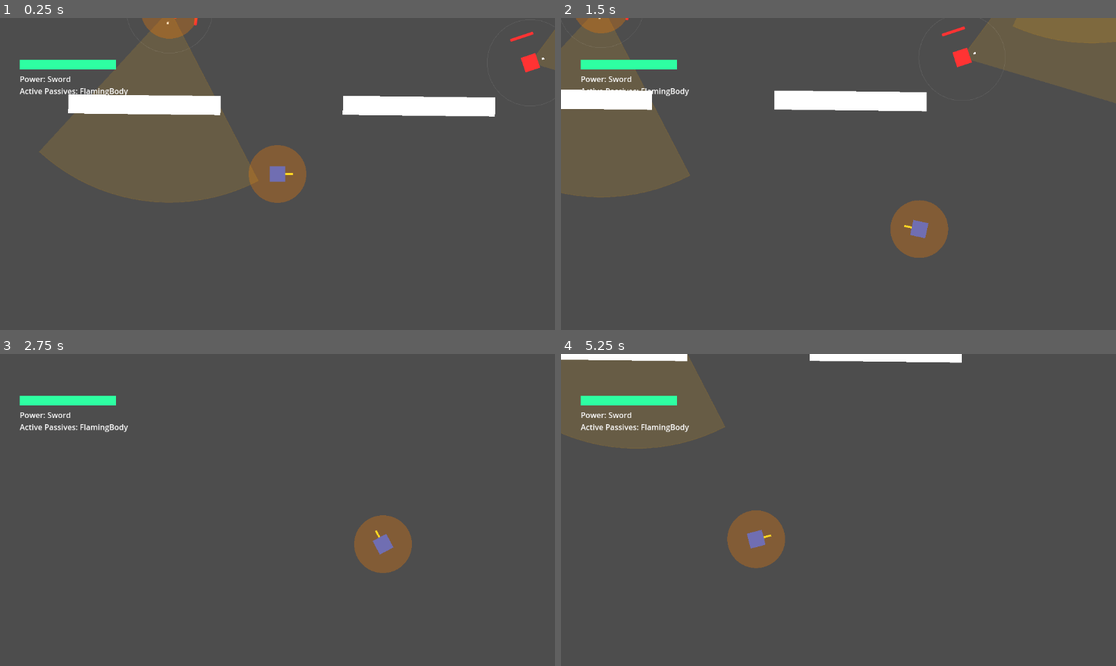
Above: before the commit, frames 1-4 (two rows, left to right).
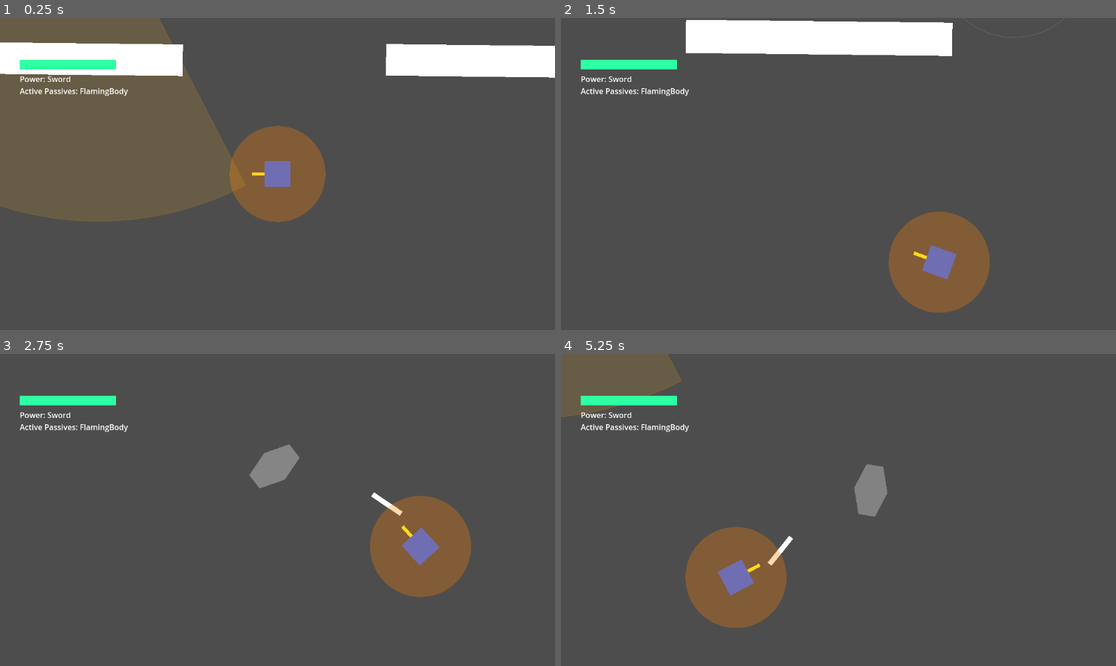
Above: after the commit, the same moments.

Repository: chimoochi/flash-fire
Game: Godot game, scene res://workspace.tscn
The game is run twice, just before and just after one commit, with the same random seed, the same clock (stepped at 60 frames per second) and the same inputs.
Inputs (mouse positions are in pixels of both pictures, inside the frame that each line leads up to):
- Up to frame 1 (0.25 s): no input
- Up to frame 2 (1.5 s): tap Enter at 0.5 s; move the mouse to (960, 158) at 0.52 s; hold D (MoveRight) 0.53-1.28 s; hold Space (shoot) 0.53-1.28 s; move the mouse to (727, 189) at 1.27 s; hold S (MoveDown) from 1.28 s (still down); tap Shift (Dash) at 1.35 s
- Up to frame 3 (2.75 s): tap Space (shoot) at 1.55 s; move the mouse to (333, 441) at 2.02 s; release S (MoveDown) at 2.03 s; hold D (MoveRight) from 2.03 s (still down); hold Space (shoot) from 2.03 s (still down)
- Up to frame 4 (5.25 s): move the mouse to (810, 572) at 2.77 s; release D (MoveRight) at 2.78 s; release Space (shoot) at 2.78 s; hold W (MoveUp) 2.78-3.53 s; tap M at 2.85 s; tap Space (shoot) at 3.05, 4.35 s; move the mouse to (1005, 556) at 3.52 s; hold Space (shoot) 3.53-4.28 s; hold A (MoveLeft) 3.53-5.03 s; tap E at 3.6 s; move the mouse to (672, 463) at 4.27 s; move the mouse to (866, 510) at 5.02 s; hold S (MoveDown) from 5.03 s (still down); hold Space (shoot) from 5.03 s (still down); tap Shift (Dash) at 5.1 s

The runs differ from the first frame. In frame 1, 23% of the frame differs, in the area x 0-100%, y 0-66%; in frame 2, 25%, in the area x 0-100%, y 0-95%; in frame 3, 5.0%; in frame 4, 10%.

Commit message:
hold down shoot & balancing and QOL fixes

Diff:
--- a/GodotGame/enemy/enemy bad.gd
+++ b/GodotGame/enemy/enemy bad.gd
@@ -283,10 +283,10 @@
 		var angle_to_source = dir_to_source.angle()
 		rotation = angle_to_source
 		idle_look_angle = angle_to_source
-
-		if EnemyState["behavior"] == State.IDLE:
+		last_known_position = source_pos
+
+		if EnemyState["behavior"] == State.IDLE or EnemyState["behavior"] == State.SUSPICIOUS:
 			EnemyState["behavior"] = State.SUSPICIOUS
-			patience_timer = search_duration
 			patience_timer = search_duration
 			scan_angle = rotation
 
--- a/GodotGame/player/bullet.gd
+++ b/GodotGame/player/bullet.gd
@@ -36,7 +36,7 @@
 			return
 
 	if body.has_method("take_damage"):
-		body.take_damage(damage, global_position, owner_node if is_instance_valid(owner_node) else null)
+		body.take_damage(damage, start_position, owner_node if is_instance_valid(owner_node) else null)
 
 	print("Bullet hit: ", body.name, " at ", global_position)
 	queue_free()
--- a/GodotGame/player/player.gd
+++ b/GodotGame/player/player.gd
@@ -167,6 +167,9 @@
 			PlayerState["dash_push_force"]
 		)
 
+	if Input.is_action_pressed("shoot") or Input.is_key_pressed(KEY_SPACE):
+		use_equipped_power()
+
 func push(force: Vector2) -> void:
 	if dash_service.is_dashing:
 		return
@@ -212,8 +215,6 @@
 
 func _input(event: InputEvent) -> void:
 	if event is InputEventKey and event.pressed and not event.echo:
-		if event.keycode == KEY_SPACE:
-			use_equipped_power()
 		if event.keycode == KEY_M:
 			music_player.playing = not music_player.playing
 		if event.keycode == KEY_E:
@@ -224,6 +225,8 @@
 	if event is InputEventKey and not event.pressed:
 		if event.keycode == KEY_SPACE:
 			_stop_stream()
+	if event.is_action_released("shoot"):
+		_stop_stream()
 
 func _stop_stream() -> void:
 	if lightning_stream:
@@ -252,8 +255,6 @@
 
 	last_power_time = now
 	PowerModule.execute_power(equipped_power, self, get_global_mouse_position())
-
-
 
 
 func absorb_loadout(power: Dictionary, passive_name: String) -> void:
@@ -351,6 +352,12 @@
 
 	ThrowableService.explode(GLORY_KILL_RADIUS, global_position, GLORY_KILL_DAMAGE, GLORY_KILL_PUSH_FORCE, self)
 
+	var missing_health = PlayerState.get("max_health", 100) - PlayerState["health"]
+	var heal_amount = ceil(missing_health * 0.15)
+	PlayerState["health"] = min(PlayerState["health"] + heal_amount, PlayerState.get("max_health", 100))
+	if health_bar:
+		health_bar.set_health(PlayerState["health"])
+
 	if target.has_method("take_damage"):
 		target.take_damage(9999, global_position, self)
 	elif target.has_method("die"):
--- a/GodotGame/scripts/passive/vampirism.gd
+++ b/GodotGame/scripts/passive/vampirism.gd
@@ -52,9 +52,9 @@
 	if not state:
 		return
 
-	var missing_health = state.get("max_health", 100) - state["health"]
-	var heal_amount = ceil(missing_health * 0.10)
-	state["health"] = min(state["health"] + heal_amount, state.get("max_health", 100))
+	var max_h = state.get("max_health", 100)
+	var heal_amount = ceil(max_h * 0.80)
+	state["health"] = min(state["health"] + heal_amount, max_h)
 
 	if source_node.get("health_bar"):
 		source_node.health_bar.set_health(state["health"])
--- a/GodotGame/scripts/services/CameraService.gd
+++ b/GodotGame/scripts/services/CameraService.gd
@@ -2,7 +2,7 @@
 
 
 var trauma: float = 0.0
-var target_zoom: Vector2 = Vector2(1, 1)
+var target_zoom: Vector2 = Vector2(1.75, 1.75)
 var current_camera: Camera2D
 
 var decay: float = 1.5
